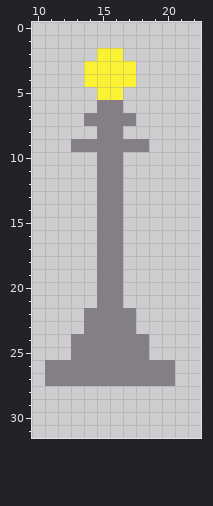
Edited in one commit: pixel-art file (assets/.src/power_pole.aseprite). Above: the version before the commit.
32x32 pixels, 1 frame. Shown: x 10..22, y 0..31.
After:
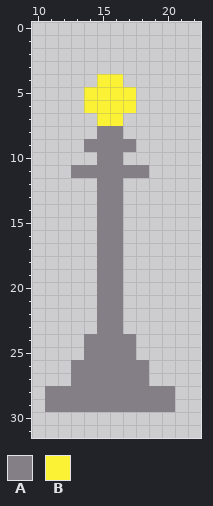
Palette (. is transparent): A #847e87  B #fbf236
Diff:
@@ x 10..22 @@
  1 .............
- 2 .....BB......
- 3 ....BBBB.....
- 4 ....BBBB.....
- 5 .....BB......
- 6 .....AA......
- 7 ....AAAA.....
+ 2 .............
+ 3 .............
+ 4 .....BB......
+ 5 ....BBBB.....
+ 6 ....BBBB.....
+ 7 .....BB......
  8 .....AA......
- 9 ...AAAAAA....
+ 9 ....AAAA.....
 10 .....AA......
-11 .....AA......
+11 ...AAAAAA....
 12 .....AA......
@@ x 10..22 @@
 21 .....AA......
-22 ....AAAA.....
-23 ....AAAA.....
-24 ...AAAAAA....
-25 ...AAAAAA....
-26 .AAAAAAAAAA..
-27 .AAAAAAAAAA..
-28 .............
-29 .............
+22 .....AA......
+23 .....AA......
+24 ....AAAA.....
+25 ....AAAA.....
+26 ...AAAAAA....
+27 ...AAAAAA....
+28 .AAAAAAAAAA..
+29 .AAAAAAAAAA..
 30 .............
Boxes around the changes in both pictures, in picture pixels (x1, y1, x2, y2):
changed: (71, 48, 149, 178)
changed: (45, 308, 175, 412)
